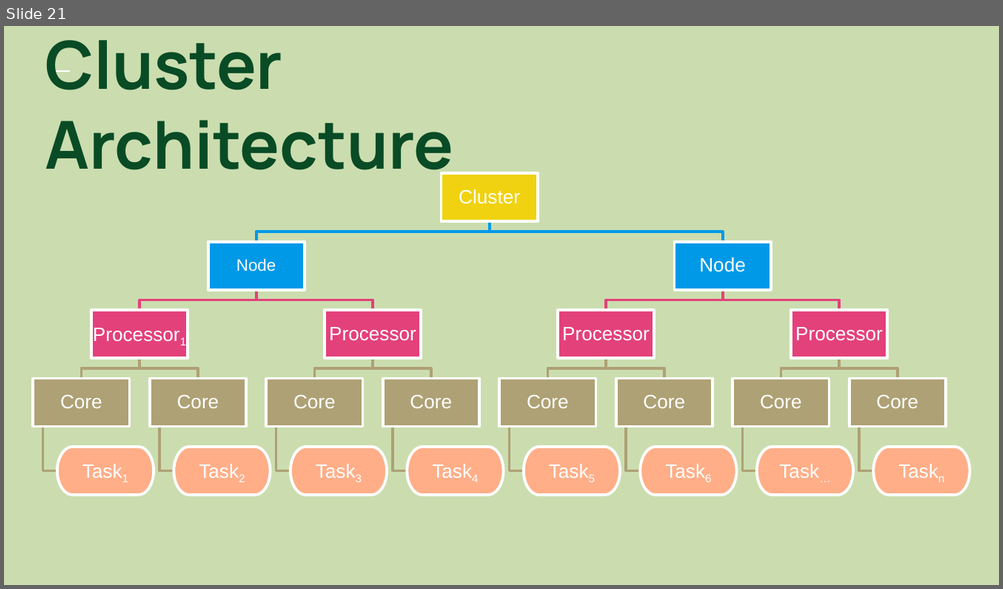
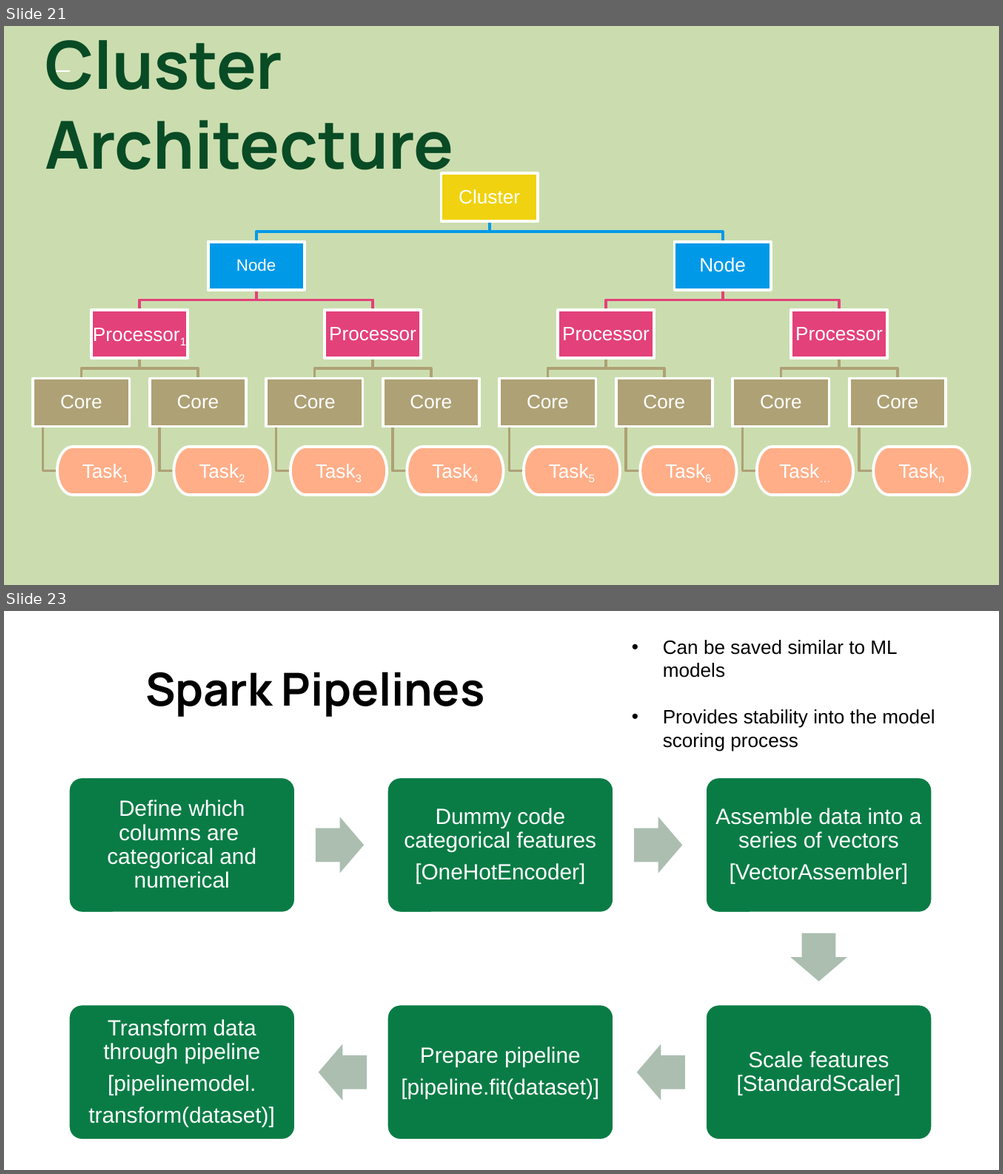
Before and after one commit to colbyford/DSBA6190-CloudComputing, a slide deck: 5 - Parallel Computing/ParallelComputing.pptx. Shown one above the other, each under a label of ours: slide 21 before the commit, slides 21 and 23 after it; the slides between them are not shown. The pictures are 1003x589 and 1003x1174 pixels, drawn with LibreOffice and Linux fonts; fonts in the diff are those of the drawing. Boxes give left, top, right and bottom in pixels: in the first picture for what was removed or moved away, otherwise in the second. Text is boxed around its words. In the diff, an @@ line names an element or a change of style, - is before the commit and + after.

```diff
--- a/5 - Parallel Computing/ParallelComputing.pptx
+++ b/5 - Parallel Computing/ParallelComputing.pptx
@@ slide 23 added at <box>4,611,999,1170</box>, background #FFFFFF @@
@@ text added at <box>663,640,934,751</box>, 14 pt, text #000000 @@
+• Can be saved similar to ML models
+• Provides stability into the model scoring process
@@ title added at <box>145,672,484,717</box>, 33 pt, text #000000, bold @@
+Spark Pipelines
@@ group added at <box>68,777,933,1141</box>: 6 rounded rectangles, 6 texts, 5 right arrows @@
+Define which columns are categorical and numerical
+Dummy code categorical features
+[OneHotEncoder]
+Assemble data into a series of vectors
+[VectorAssembler]
+Scale features [StandardScaler]
+Prepare pipeline
+[pipeline.fit(dataset)]
+Transform data through pipeline
+[pipelinemodel.
+transform(dataset)]
```
Also in this commit, not shown: 2 other slides added.
